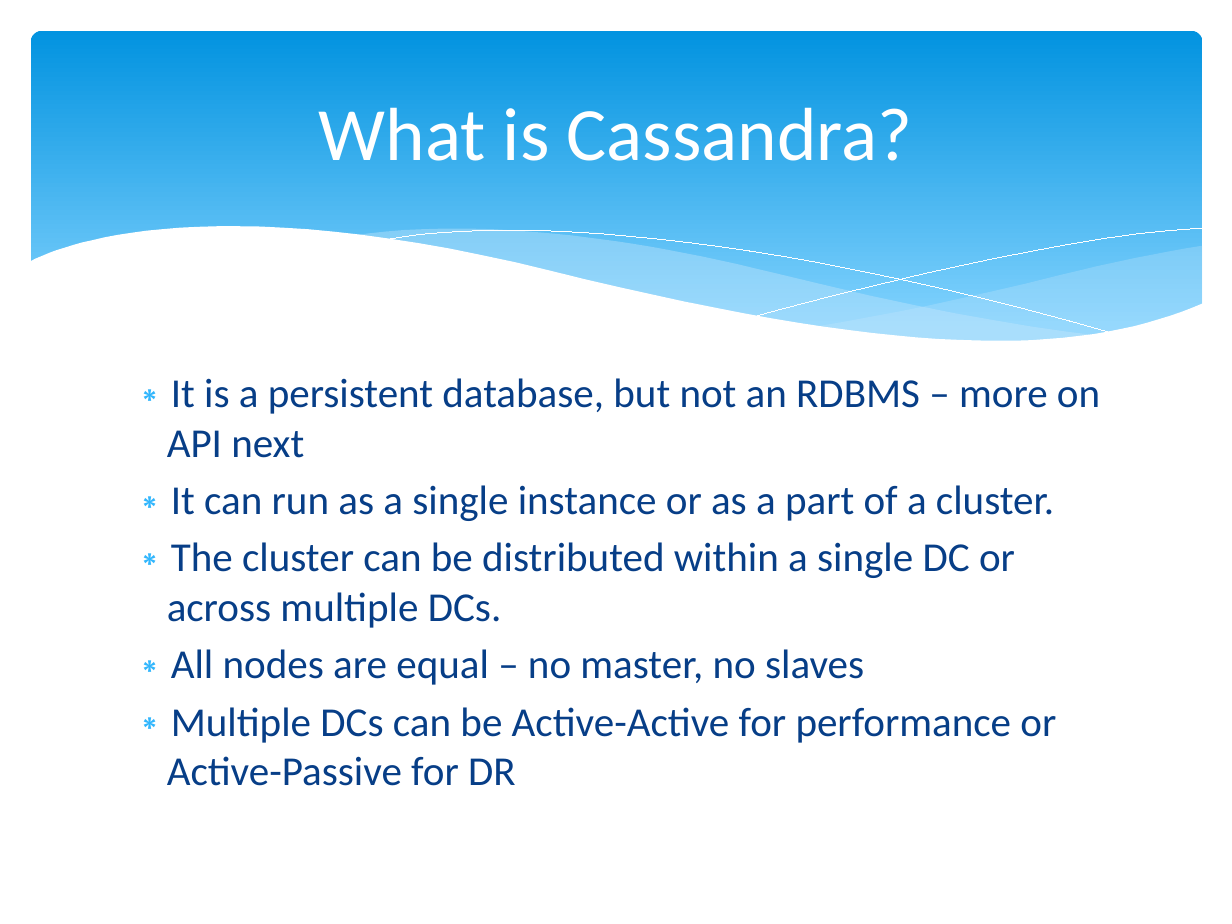
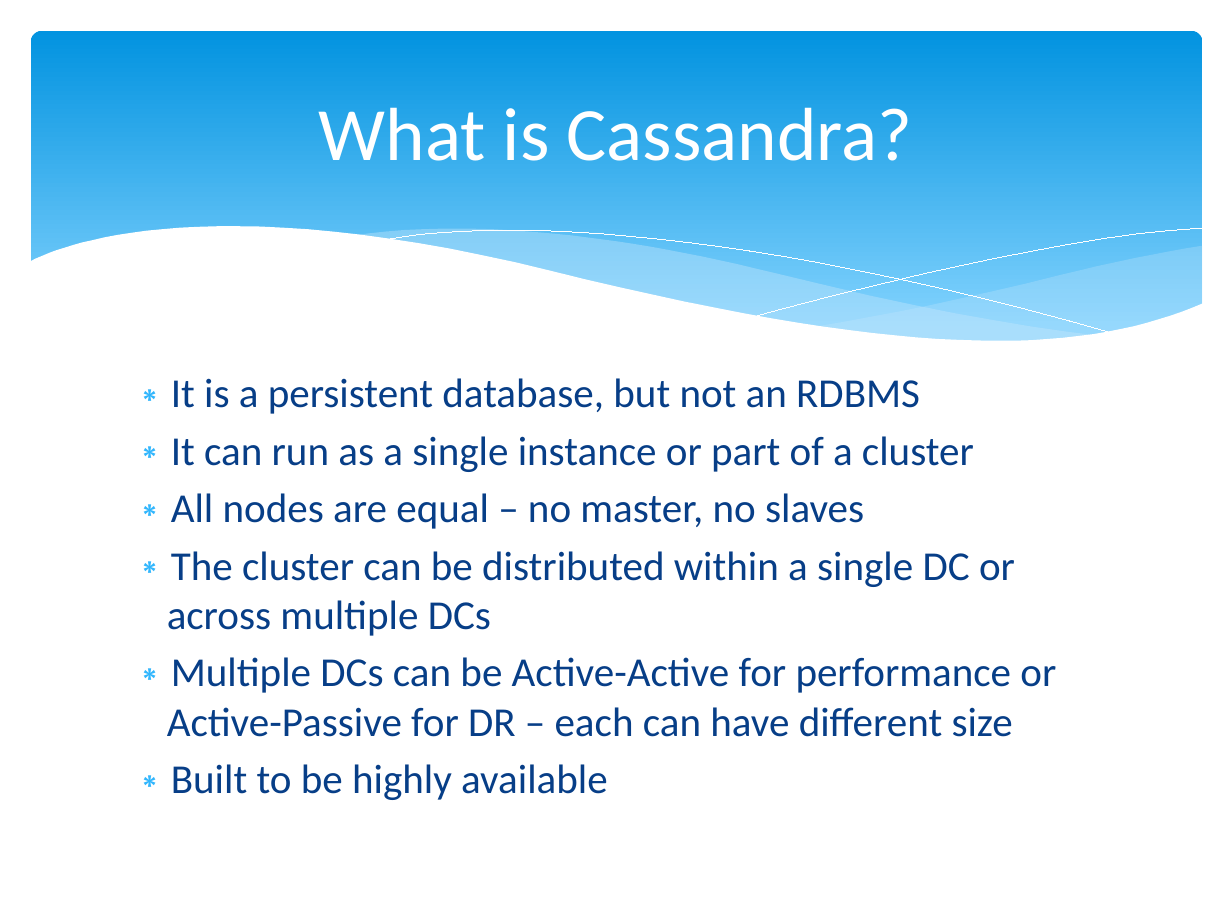
Before and after one commit to calebjones/nosql-blog, a slide deck: slide 2 of cassandra-training.pptx. Drawn at 1232x924 pixels with LibreOffice and Linux fonts; fonts in the diff are those of the drawing. Boxes give left, top, right and bottom in pixels: in the first picture for what was removed or moved away, otherwise in the second. Text is boxed around its words. In the diff, an @@ line names an element or a change of style, - is before the commit and + after.

```diff
--- a/cassandra-training.pptx
+++ b/cassandra-training.pptx
@@ text at (171,378,974,472): text changed @@
-∗ It is a persistent database, but not an RDBMS – more on API next
-∗ It can run as a single instance or as a part of a cluster.
-∗ The cluster can be distributed within a single DC or across multiple DCs.
+∗ It is a persistent database, but not an RDBMS
+∗ It can run as a single instance or part of a cluster
@@ text at (167,551,1056,800): text changed @@
-∗ Multiple DCs can be Active-Active for performance or Active-Passive for DR
+∗ The cluster can be distributed within a single DC or across multiple DCs
+∗ Multiple DCs can be Active-Active for performance or Active-Passive for DR – each can have different size
+∗ Built to be highly available
```
Also in this commit, not shown: 12 other slides changed, 5 slides added, 4 slides removed.
